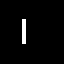
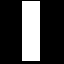
Comparing the layer stacks of the two 64 × 64 images. Changes:
showed "Head" over box(24, 1, 38, 19)
showed "Body" over box(24, 15, 38, 43)
showed "Right thigh", painted on it over box(34, 39, 38, 52)
showed "Right lower leg", painted on it over box(34, 48, 38, 61)
showed "Left thigh", moved it above "Left lower leg", painted on it over box(24, 39, 28, 52)
showed "Left lower leg", moved it above "Right hand" over box(24, 48, 28, 61)
showed "Right hand" over box(36, 33, 40, 43)
showed "Right forearm", painted on it over box(36, 25, 40, 39)
showed "Right shoulder", painted on it over box(36, 19, 40, 32)
